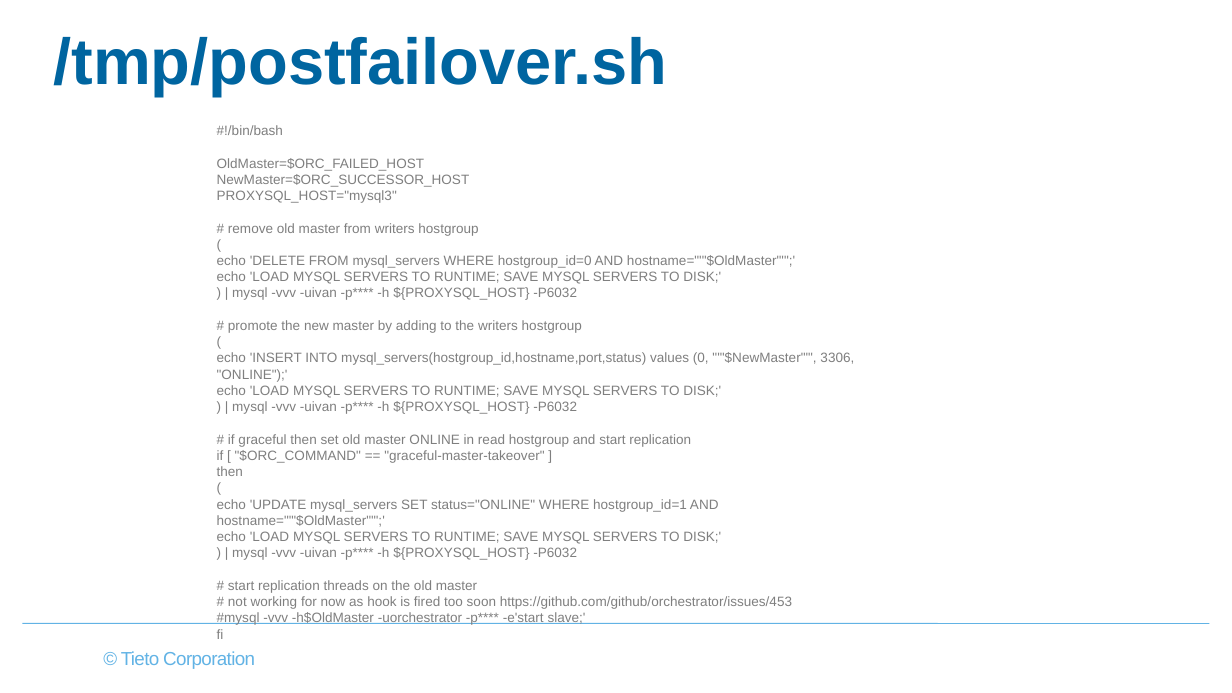
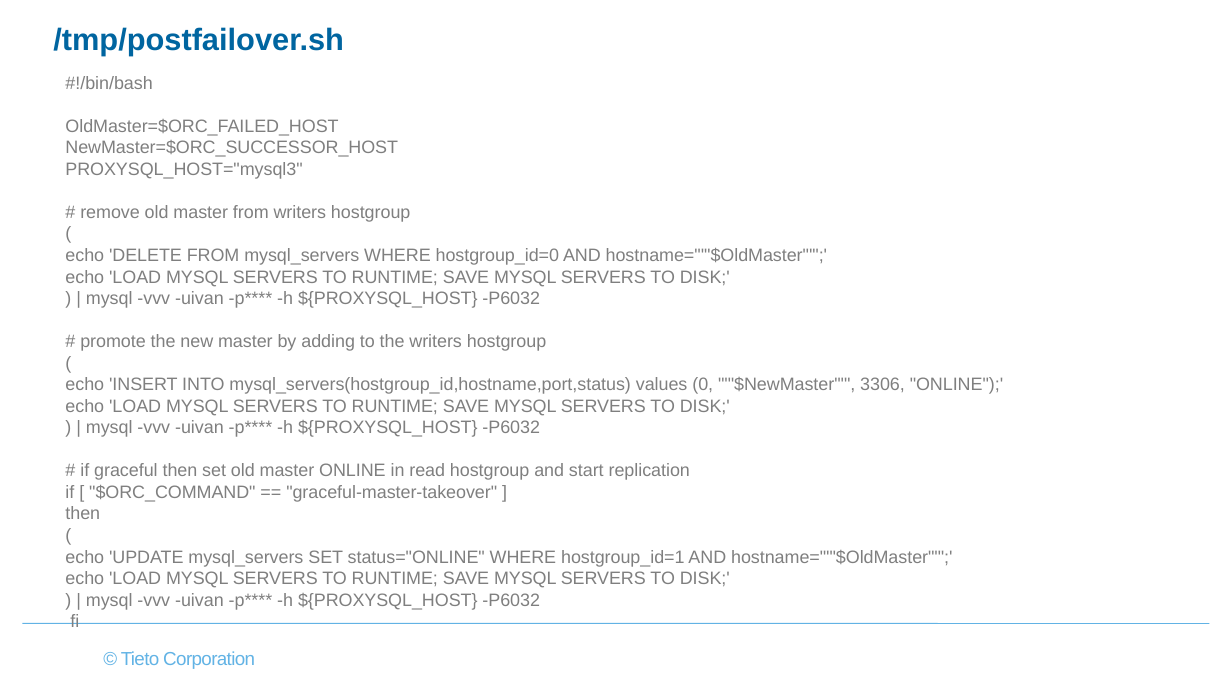
Before and after one commit to virh/case-study, a slide deck: slide 32 of vitess/MySQL Index & Orchestrator.pptx. Drawn at 1232x693 pixels with LibreOffice and Linux fonts; fonts in the diff are those of the drawing; background and template pictures are left out. Boxes give left, top, right and bottom in pixels: in the first picture for what was removed or moved away, otherwise in the second. Text is boxed around its words. In the diff, an @@ line names an element or a change of style, - is before the commit and + after.

```diff
--- a/vitess/MySQL Index & Orchestrator.pptx
+++ b/vitess/MySQL Index & Orchestrator.pptx
@@ title "/tmp/postfailover.sh" at bbox=[53, 27, 344, 55]: size 38 to 18 pt @@
@@ text "#!/bin/bash": place and size @@
-text "#!/bin/bash" at bbox=[217, 125, 854, 639]
+text "#!/bin/bash" at bbox=[65, 76, 1003, 627]
@@ text "#!/bin/bash" at bbox=[65, 76, 1003, 627]: size 7.9 to 10.5 pt @@
@@ text at bbox=[217, 580, 792, 625]: paragraphs removed @@
-# start replication threads on the old master
-# not working for now as hook is fired too soon https://github.com/github/orchestrator/issues/453
-#mysql -vvv -h$OldMaster -uorchestrator -p**** -e'start slave;'
```
Also in this commit, not shown: 28 other slides changed, 1 slide added, 1 slide removed.
